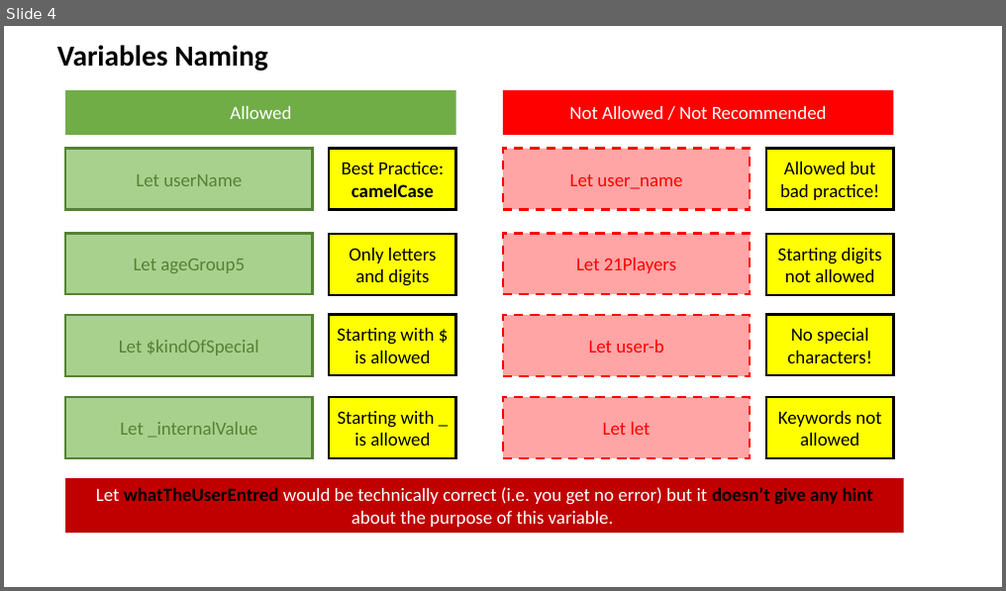
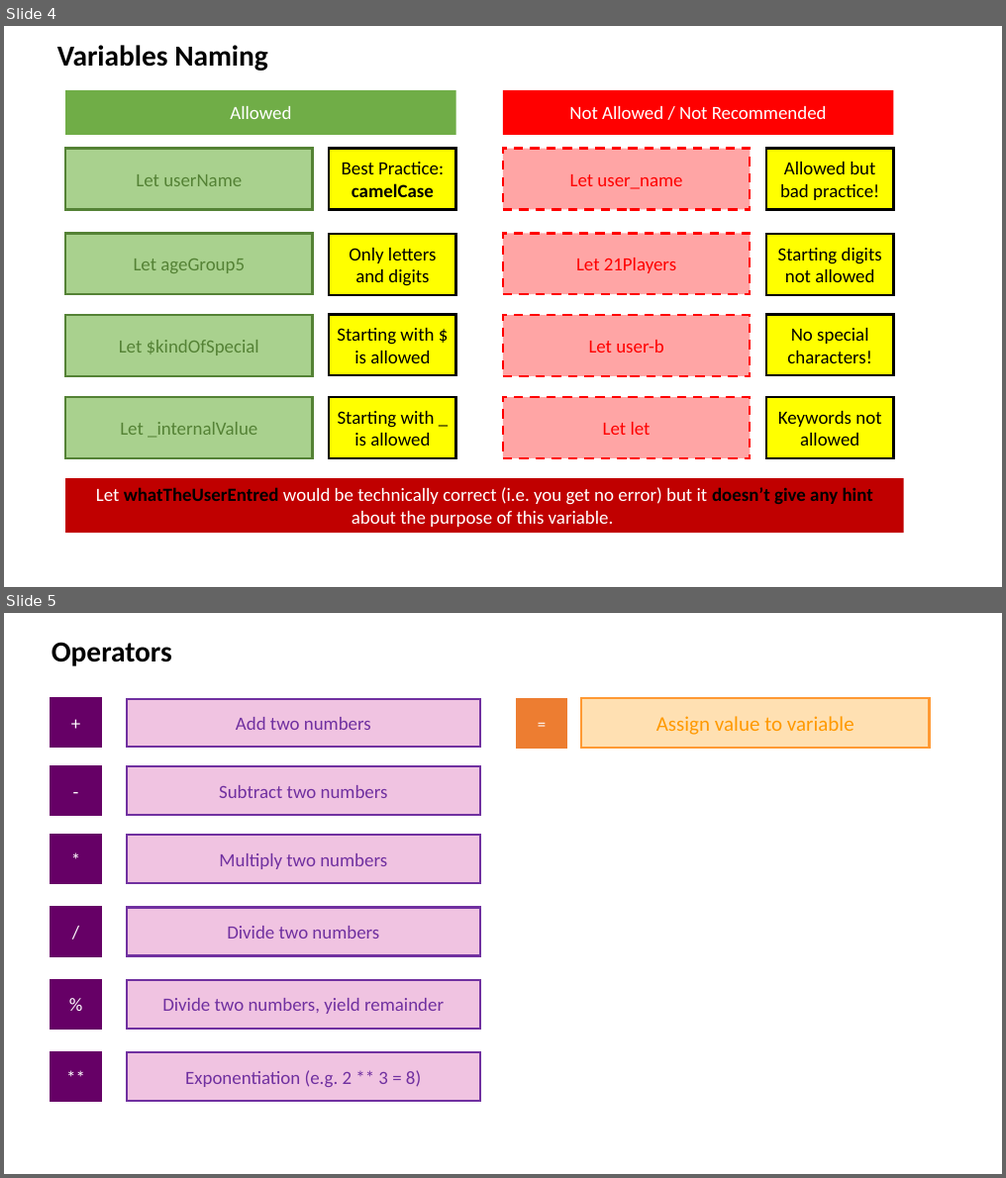
Before and after one commit to drronidz/JavaScript-The-Complete-Guide-2020, a slide deck: 2. Basics Variables, Data Types, Operators & Functions/docs/Introduction.pptx. Shown one above the other, each under a label of ours: slide 4 before the commit, slides 4 and 5 after it. The pictures are 1006x591 and 1006x1178 pixels, drawn with LibreOffice and Linux fonts; fonts in the diff are those of the drawing. Boxes give left, top, right and bottom in pixels: in the first picture for what was removed or moved away, otherwise in the second. Text is boxed around its words. In the diff, an @@ line names an element or a change of style, - is before the commit and + after.

Commit message:
7. Working with Variables & Operators

```diff
--- a/2. Basics Variables, Data Types, Operators & Functions/docs/Introduction.pptx
+++ b/2. Basics Variables, Data Types, Operators & Functions/docs/Introduction.pptx
@@ slide 5 added at (x1=4, y1=613, x2=1002, y2=1174), background #FFFFFF @@
@@ text added at (x1=52, y1=642, x2=172, y2=666), 28 pt, text #000000, bold @@
+Operators
@@ rectangle added at (x1=52, y1=698, x2=101, y2=747), fill #660066, outline #660066 2.25 pt, 18 pt, text #FFFFFF @@
++
@@ rectangle added at (x1=127, y1=699, x2=481, y2=747), fill #CC3399 at 29% opacity, outline #7030A0 2.25 pt, 18 pt, text #7030A0 @@
+Add two numbers
@@ rectangle added at (x1=517, y1=699, x2=567, y2=748), fill #ED7D31, outline #ED7D31 2.25 pt, 16 pt, text #FFFFFF @@
+=
@@ rectangle added at (x1=581, y1=698, x2=930, y2=748), fill #FF9900 at 30% opacity, outline #FF9933 2.25 pt, 20 pt, text #FF9900 @@
+Assign value to variable
@@ rectangle added at (x1=52, y1=766, x2=101, y2=815), fill #660066, outline #660066 2.25 pt, 18 pt, text #FFFFFF @@
+-
@@ rectangle added at (x1=127, y1=766, x2=481, y2=815), fill #CC3399 at 29% opacity, outline #7030A0 2.25 pt, 18 pt, text #7030A0 @@
+Subtract two numbers
@@ rectangle added at (x1=52, y1=836, x2=101, y2=884), fill #660066, outline #660066 2.25 pt, 18 pt, text #FFFFFF @@
+*
@@ rectangle added at (x1=127, y1=836, x2=481, y2=884), fill #CC3399 at 29% opacity, outline #7030A0 2.25 pt, 18 pt, text #7030A0 @@
+Multiply two numbers
@@ rectangle added at (x1=52, y1=908, x2=101, y2=957), fill #660066, outline #660066 2.25 pt, 18 pt, text #FFFFFF @@
+/
@@ rectangle added at (x1=127, y1=908, x2=481, y2=957), fill #CC3399 at 29% opacity, outline #7030A0 2.25 pt, 18 pt, text #7030A0 @@
+Divide two numbers
@@ rectangle added at (x1=52, y1=980, x2=101, y2=1029), fill #660066, outline #660066 2.25 pt, 18 pt, text #FFFFFF @@
+%
@@ rectangle added at (x1=127, y1=980, x2=481, y2=1029), fill #CC3399 at 29% opacity, outline #7030A0 2.25 pt, 18 pt, text #7030A0 @@
+Divide two numbers, yield remainder
@@ rectangle added at (x1=52, y1=1054, x2=101, y2=1102), fill #660066, outline #660066 2.25 pt, 18 pt, text #FFFFFF @@
+**
@@ rectangle added at (x1=127, y1=1054, x2=481, y2=1102), fill #CC3399 at 29% opacity, outline #7030A0 2.25 pt, 18 pt, text #7030A0 @@
+Exponentiation (e.g. 2 ** 3 = 8)
```
Also in this commit, not shown: 1 other file.
